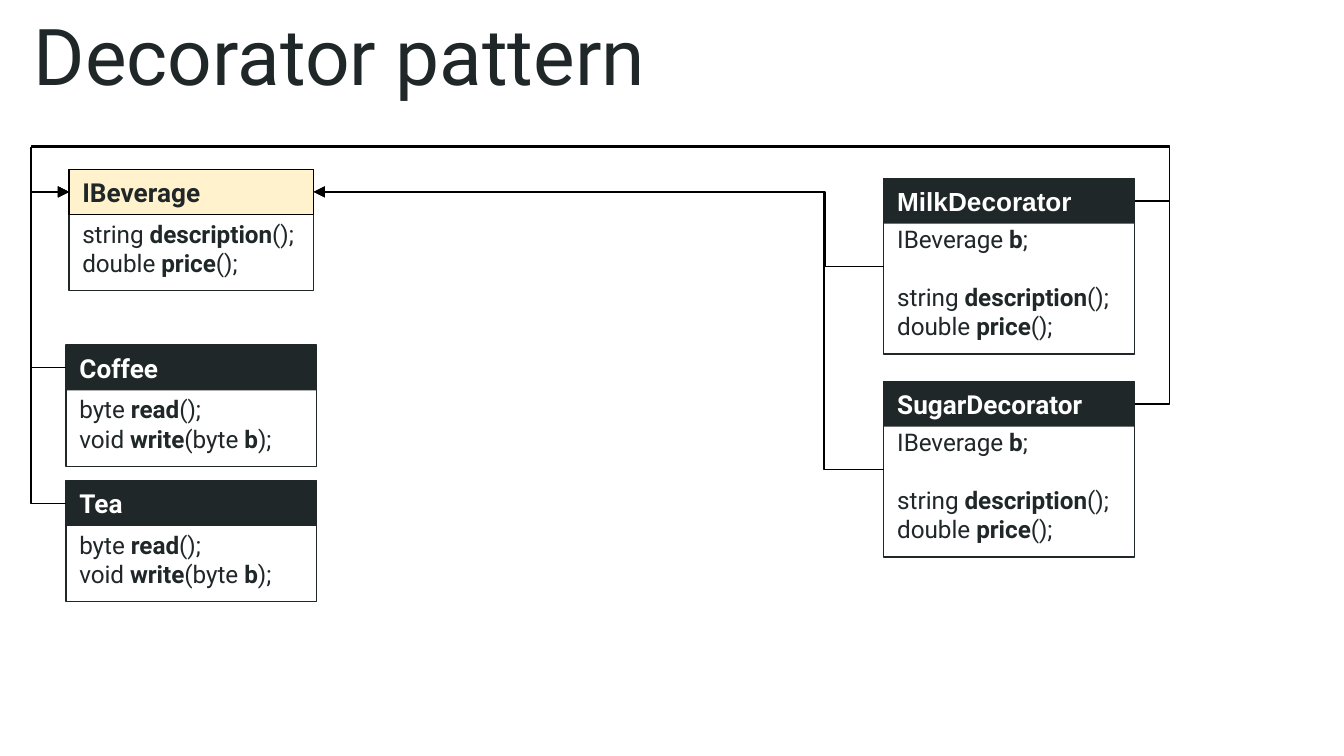
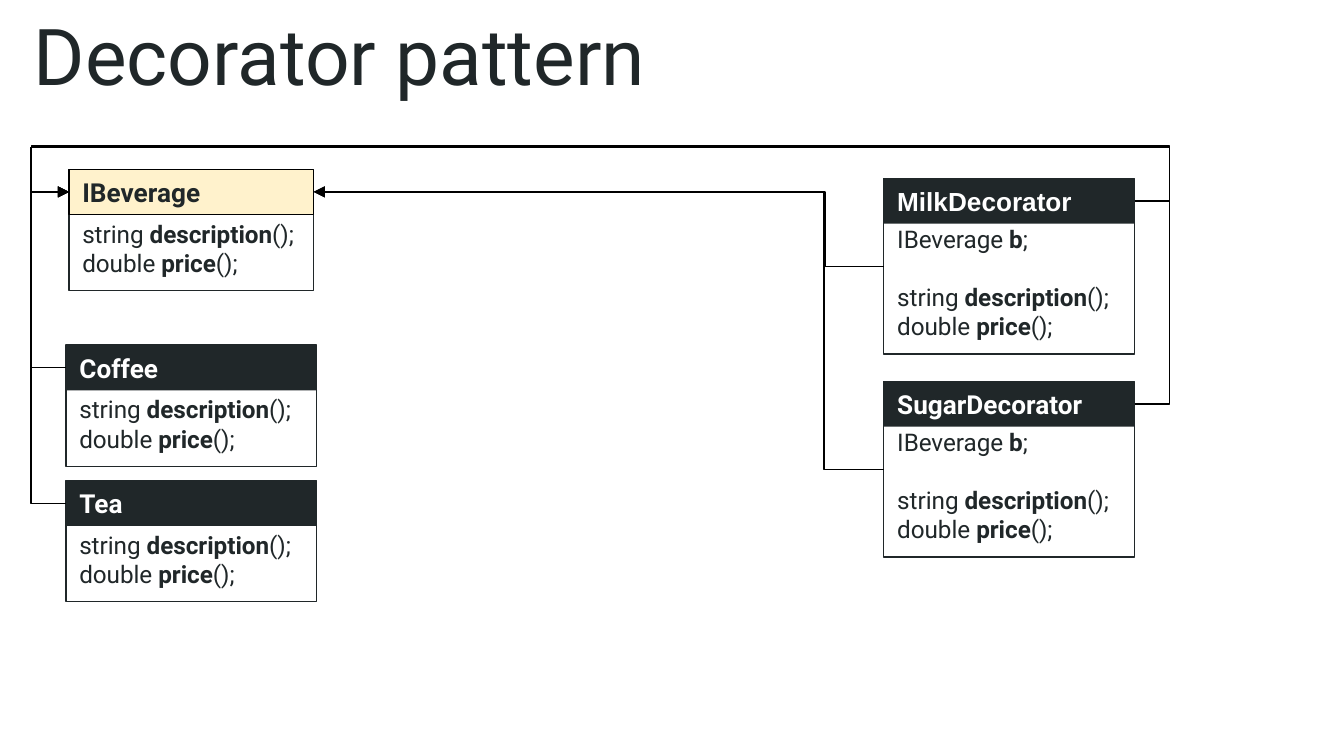
Before and after one commit to sideroff/accedia-knowledge-sharing, a slide deck: slide 27 of Design Patterns.pptx. Drawn at 1344x756 pixels with LibreOffice and Linux fonts; fonts in the diff are those of the drawing. Boxes give left, top, right and bottom in pixels: in the first picture for what was removed or moved away, otherwise in the second. Text is boxed around its words. In the diff, an @@ line names an element or a change of style, - is before the commit and + after.

```diff
--- a/Design Patterns.pptx
+++ b/Design Patterns.pptx
@@ text in rectangle at box(79, 398, 291, 454): text changed @@
-byte read();
-void write(byte b);
+string description();
+double price();
@@ text in rectangle at box(79, 534, 291, 589): text changed @@
-byte read();
-void write(byte b);
+string description();
+double price();
```
Also in this commit, not shown: 2 other slides changed, 7 other files.
